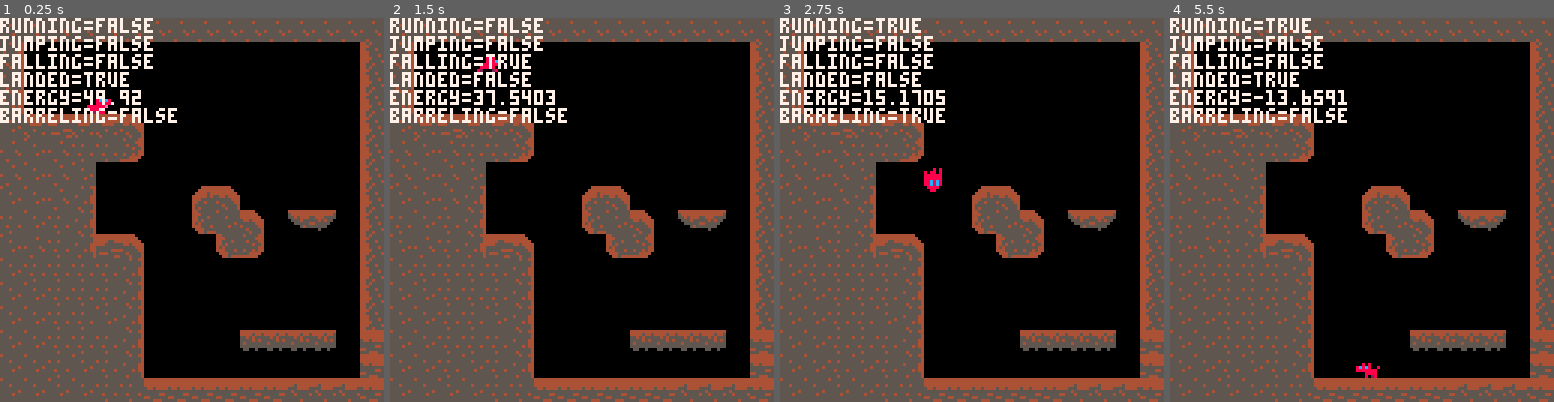
Above: before the commit, frames 1-4 (left to right).
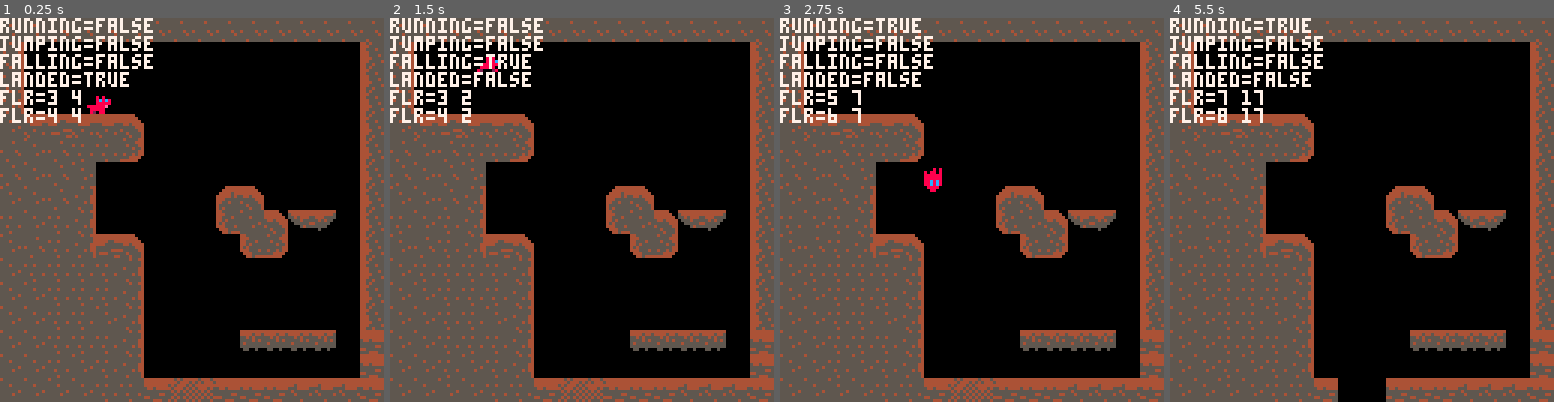
Above: after the commit, the same moments.

Repository: phf5kw/GoodBoy
Game: PICO-8 cartridge game1.p8
Two runs of this game, one before a commit and one after it. Both use one fixed random seed, a clock stepped at 60 frames per second and the inputs below.
Inputs:
- Up to frame 1 (0.25 s): no input
- Up to frame 2 (1.5 s): tap X (X key) at 0.33, 1.07 s; tap O (Z key) at 0.7 s
- Up to frame 3 (2.75 s): hold Right 1.6-2.1 s; tap O (Z key) at 1.7, 2.1, 2.5 s; tap X (X key) at 1.85 s; hold Right from 2.47 s (still down)
- Up to frame 4 (5.5 s): tap O (Z key) every 0.4 s from 2.9 to 5.3 s; tap X (X key) at 2.97, 4.08, 5.2 s; release Right at 3.03 s; hold Left 3.08-3.58 s; hold Right 4.02-4.68 s; hold Left from 5.08 s (still down)

The runs differ from the first frame. In frame 1, 4.6% of the frame differs, in the area x 0-75%, y 18-100%; in frame 2, 4.7%; in frame 3, 4.6%; in frame 4, 5.4%, in the area x 0-75%, y 14-100%.

Commit message:
barrel delete

Diff:
--- a/game1.p8
+++ b/game1.p8
@@ -53,8 +52,14 @@
 	print("jumping="..tostring(player.jumping),0,6,7)
 	print("falling="..tostring(player.falling),0,12,7)
 	print("landed="..tostring(player.landed),0,18,7)
-	print("energy="..tostring(player.energy),0,24,7)
-	print("barreling="..tostring(player.barreling),0,30,7)
+	flr1x=flr(player.x/8)
+	flr2x=flr((player.x+player.w)/8)
+	flry=flr((player.y+player.h)/8)
+	print("flr="..tostring(flr1x).." "..tostring(flry),0,24,7)
+	print("flr="..tostring(flr2x).." "..tostring(flry),0,30,7)
+
+	--print("energy="..tostring(player.energy),0,24,7)
+	--print("barreling="..tostring(player.barreling),0,30,7)
 
 end
 -->8
@@ -152,9 +157,7 @@
 	end
 
 	--check collision up and down
-	--not fully accounting barrel
 	if player.dy>0 then
-		--not sure
 		local max_dy=player.max_dy
 		if not player.barreling then
 			player.falling=true
@@ -166,9 +169,18 @@
 
 		player.dy=limit_speed(player.dy,max_dy)
 
-		if collide_map(player,"down",0) then
+		if collide_map(player,"down",2) and player.barreling then
+			flr1x=flr(player.x/8)
+			flr2x=flr((player.x+player.w)/8)
+			flry=flr((player.y+player.h)/8)
+			if fget(mget(flr1x,flry),2) then
+				mset(flr1x,flry,0) --destroy
+			end
+			if fget(mget(flr2x,flry),2) then
+				mset(flr2x,flry,0) --destroy
+			end
+		elseif collide_map(player,"down",0) then
 			player.landed=true
-			--player.just_landed=true --for anim
 			player.falling=false
 			player.barreling=false
 			player.dy=0
@@ -295,38 +307,40 @@
 55554555554555455555554555455554555555555555555544445555555554440000000000000000000000000000000000000000000000000000000000000000
 55555555555555555555555555555555544455445555554444455554555454440000000000000000000000000000000000000000000000000000000000000000
 55555555555455555545555555555555555555555444555544554555455555440000000000000000000000000000000000000000000000000000000000000000
-55455555545555554455555554555544555577445555554400000000000000000000000000000000000000000000000000000000000000000000000000000000
-555555555555555444455555555554445555775555b7755500000000000000000000000000000000000000000000000000000000000000000000000000000000
-555457555557554544555455554555444447777653bbb35500000000000000000000000000000000000000000000000000000000000000000000000000000000
-4555577555775555445455555555455455777666553b355500000000000000000000000000000000000000000000000000000000000000000000000000000000
-55557655455675554545555555555544777765555553555400000000000000000000000000000000000000000000000000000000000000000000000000000000
-55776555555567754445554554554544777655554455555500000000000000000000000000000000000000000000000000000000000000000000000000000000
-55575555554557550444555555544440556655445555445500000000000000000000000000000000000000000000000000000000000000000000000000000000
-55555545555555550044544444444400556655555555555500000000000000000000000000000000000000000000000000000000000000000000000000000000
-44444444444444444444444444444444000000000000000000000000000000000000000000000000000000000000000000000000000000000000000000000000
-44445445454444454444444554444444000000000000000000000000000000000000000000000000000000000000000000000000000000000000000000000000
-55454555545544555444555555454445000000000000000000000000000000000000000000000000000000000000000000000000000000000000000000000000
-55554545555555545545455005554555000000000000000000000000000000000000000000000000000000000000000000000000000000000000000000000000
-54555555555545554555550000555554000000000000000000000000000000000000000000000000000000000000000000000000000000000000000000000000
-55555555550555555555500000005455000000000000000000000000000000000000000000000000000000000000000000000000000000000000000000000000
-05500500000005000050000000000000000000000000000000000000000000000000000000000000000000000000000000000000000000000000000000000000
+55455555545555554455555554555544555577445555554444545444445444540000000000000000000000000000000000000000000000000000000000000000
+555555555555555444455555555554445555775555b7755544454445454544450000000000000000000000000000000000000000000000000000000000000000
+555457555557554544555455554555444447777653bbb35554544454544444440000000000000000000000000000000000000000000000000000000000000000
+4555577555775555445455555555455455777666553b355545444545454445450000000000000000000000000000000000000000000000000000000000000000
+55557655455675554545555555555544777765555553555454545454545454550000000000000000000000000000000000000000000000000000000000000000
+55776555555567754445554554554544777655554455555555455545454545450000000000000000000000000000000000000000000000000000000000000000
+55575555554557550444555555544440556655445555445554545454545454540000000000000000000000000000000000000000000000000000000000000000
+55555545555555550044544444444400556655555555555545455545454555450000000000000000000000000000000000000000000000000000000000000000
+44444444444444444444444444444444000000000000000054545454545454550000000000000000000000000000000000000000000000000000000000000000
+44445445454444454444444554444444000000000000000045454445454544450000000000000000000000000000000000000000000000000000000000000000
+55454555545544555444555555454445000000000000000054544454445454540000000000000000000000000000000000000000000000000000000000000000
+55554545555555545545455005554555000000000000000045454555444545450000000000000000000000000000000000000000000000000000000000000000
+54555555555545554555550000555554000000000000000054545454545455540000000000000000000000000000000000000000000000000000000000000000
+55555555550555555555500000005455000000000000000045444545454545550000000000000000000000000000000000000000000000000000000000000000
+05500500000005000050000000000000000000000000000055545454555455540000000000000000000000000000000000000000000000000000000000000000
+00000000000000000000000000000000000000000000000045444545454545450000000000000000000000000000000000000000000000000000000000000000
 __gff__
-0001010000010000000000000000000000010100000100000000000000000000000000000000000000000000000003030000000000000000000000000000000003030303030303030000000000000000030303030303030300000000000000000303030303030000000000000000000001000101000000000000000000000000
+0001010000010000000000000000000000010100000100000000000000000000000000000000000000000000000003030000000000000000000000000000000003030303030303030000000000000000030303030303030300000000000000000303030303030707000000000000000001010101000007070000000000000000
 0000000000000000000000000000000000000000000000000000000000000000000000000000000000000000000000000000000000000000000000000000000000000000000000000000000000000000000000000000000000000000000000000000000000000000000000000000000000000000000000000000000000000000
 __map__
 5050525252525252525252525252525200000000000000000000000000000000000000000000000000000000000000000000000000000000000000000000000000000000000000000000000000000000000000000000000000000000000000000000000000000000000000000000000000000000000000000000000000000000
-4748664849000000000000000000005600000000000000000000000000000000000000000000000000000000000000000000000000000000000000000000000000000000000000000000000000000000000000000000000000000000000000000000000000000000000000000000000000000000000000000000000000000000
-4758665859000000000000000000005600000000000000000000000000000000000000000000000000000000000000000000000000000000000000000000000000000000000000000000000000000000000000000000000000000000000000000000000000000000000000000000000000000000000000000000000000000000
-4749664969000000000000000000005600000000000000000000000000000000000000000000000000000000000000000000000000000000000000000000000000000000000000000000000000000000000000000000000000000000000000000000000000000000000000000000000000000000000000000000000000000000
+4748484849000000000000000000005600000000000000000000000000000000000000000000000000000000000000000000000000000000000000000000000000000000000000000000000000000000000000000000000000000000000000000000000000000000000000000000000000000000000000000000000000000000
+4758485859000000000000000000005600000000000000000000000000000000000000000000000000000000000000000000000000000000000000000000000000000000000000000000000000000000000000000000000000000000000000000000000000000000000000000000000000000000000000000000000000000000
+4749484969000000000000000000005600000000000000000000000000000000000000000000000000000000000000000000000000000000000000000000000000000000000000000000000000000000000000000000000000000000000000000000000000000000000000000000000000000000000000000000000000000000
 5040454040430000000000000000005600000000000000000000000000000000000000000000000000000000000000000000000000000000000000000000000000000000000000000000000000000000000000000000000000000000000000000000000000000000000000000000000000000000000000000000000000000000
 5250525151630000000000000000005600000000000000000000000000000000000000000000000000000000000000000000000000000000000000000000000000000000000000000000000000000000000000000000000000000000000000000000000000000000000000000000000000000000000000000000000000000000
 5250525000000000000000000000005600000000000000000000000000000000000000000000000000000000000000000000000000000000000000000000000000000000000000000000000000000000000000000000000000000000000000000000000000000000000000000000000000000000000000000000000000000000
-5050524700000000424300000000005600000000000000000000000000000000000000000000000000000000000000000000000000000000000000000000000000000000000000000000000000000000000000000000000000000000000000000000000000000000000000000000000000000000000000000000000000000000
-5150514700000000625043007372005673720000007370720000007372000000707000000000000000000000000000000000000000000000000000000000000000000000000000000000000000000000000000000000000000000000000000000000000000000000000000000000000000000000000000000000000000000000
-5052514745430000006263000000005600000000000000000000000000000000000000000000000000000000000000000000000000000000000000000000000000000000000000000000000000000000000000000000000000000000000000000000000000000000000000000000000000000000000000000000000000000000
+5050524700000000004243000000005600000000000000000000000000000000000000000000000000000000000000000000000000000000000000000000000000000000000000000000000000000000000000000000000000000000000000000000000000000000000000000000000000000000000000000000000000000000
+5150514700000000006250437372005673720000007370720000007372000000707000000000000000000000000000000000000000000000000000000000000000000000000000000000000000000000000000000000000000000000000000000000000000000000000000000000000000000000000000000000000000000000
+5052514745430000000062630000005600000000000000000000000000000000000000000000000000000000000000000000000000000000000000000000000000000000000000000000000000000000000000000000000000000000000000000000000000000000000000000000000000000000000000000000000000000000
 5051515151470000000000000000005600000000000000000000000000000000000000000000000000000000000000000000000000000000000000000000000000000000000000000000000000000000000000000000000000000000000000000000000000000000000000000000000000000000000000000000000000000000
 5050515151470000000000000000005600000000000000000000000000000000000000000000000000000000000000000000000000000000000000000000000000000000000000000000000000000000000000000000000000000000000000000000000000000000000000000000000000000000000000000000000000000000
 5050515150470000000000000000005600000000000000000000000000000000000000000000000000000000000000000000000000000000000000000000000000000000000000000000000000000000000000000000000000000000000000000000000000000000000000000000000000000000000000000000000000000000
 5050515151470000000070707070004470700000007070707000700000707070000000000000000000000000000000000000000000000000000000000000000000000000000000000000000000000000000000000000000000000000000000000000000000000000000000000000000000000000000000000000000000000000
 5050515051470000000000000000004400000000000000000000000000000000000000000000000000000000000000000000000000000000000000000000000000000000000000000000000000000000000000000000000000000000000000000000000000000000000000000000000000000000000000000000000000000000
-5050505051514444444444444141414441414141414141414141414141410000000000000000000000000000000000000000000000000000000000000000000000000000000000000000000000000000000000000000000000000000000000000000000000000000000000000000000000000000000000000000000000000000
+5050505051514466674444444141414441414141414141414141414141410000000000000000000000000000000000000000000000000000000000000000000000000000000000000000000000000000000000000000000000000000000000000000000000000000000000000000000000000000000000000000000000000000
+0000000000000076770000000000000000000000000000000000000000000000000000000000000000000000000000000000000000000000000000000000000000000000000000000000000000000000000000000000000000000000000000000000000000000000000000000000000000000000000000000000000000000000
